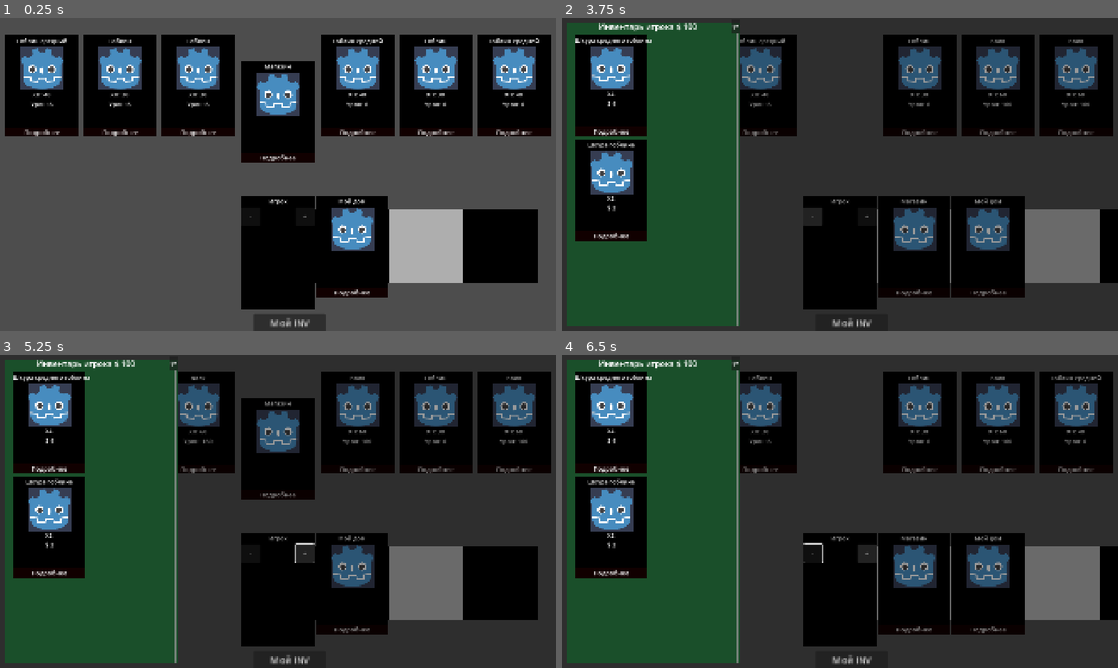
Above: before the commit, frames 1-4 (two rows, left to right).
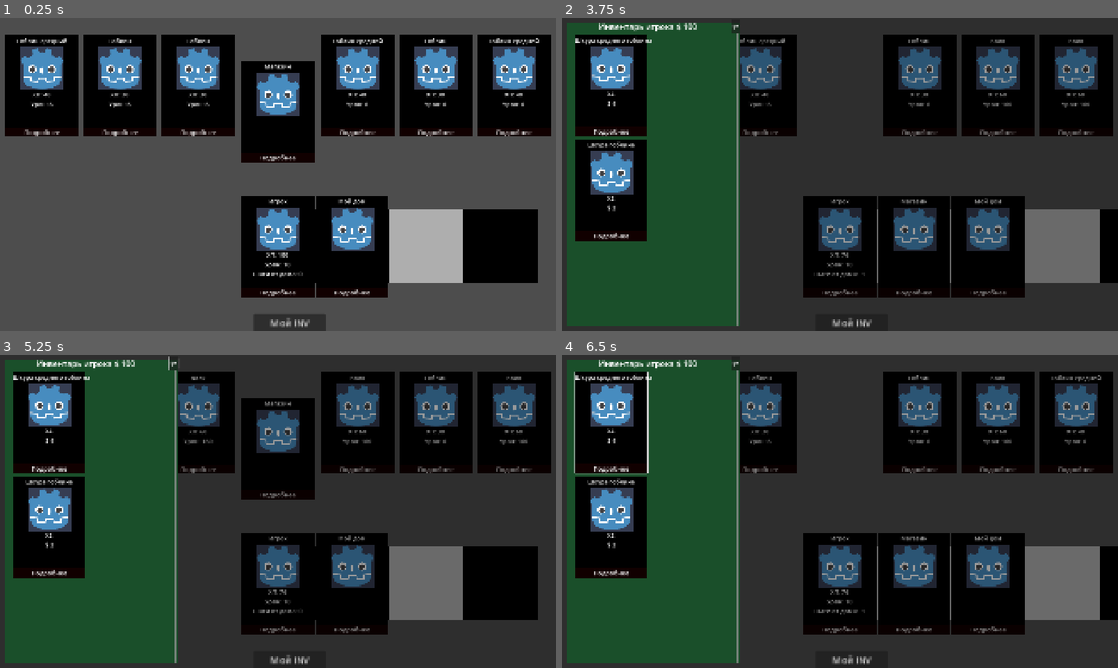
Above: after the commit, the same moments.

Repository: xilathalf1977ru-prog/Blood_trail_git
Game: Godot game, scene res://UI/ui.tscn
Two runs of this game, one before a commit and one after it. Both use one fixed random seed, a clock stepped at 60 frames per second and the inputs below. The project has no main scene, so this scene is started directly.
Inputs (mouse positions are in pixels of both pictures, inside the frame that each line leads up to):
- Up to frame 1 (0.25 s): no input
- Up to frame 2 (3.75 s): click (606, 86) at 0.52 s; click "Подробнее" at 1.25 s; click "Мой INV" at 2 s; click "⇄" at 2.75 s; click (812, 215) at 3.5 s, where only the run before the commit has a clickable "-"
- Up to frame 3 (5.25 s): click (305, 552) at 4.25 s, where only the run before the commit has a clickable "+"; tap Enter at 5 s; hold D (move_right) from 5.03 s (still down)
- Up to frame 4 (6.5 s): tap Space at 5.75 s; release D (move_right) at 5.78 s; hold A (move_left) from 5.78 s (still down)

The runs differ from the first frame. In frame 1, 1.8% of the frame differs, in the area x 43-57%, y 60-94%; in frame 2, 1.9%; in frame 3, 1.9%; in frame 4, 2.2%, in the area x 2-57%, y 5-94%.

Commit message:
Временно убрал, меню выбора колво итема для перекидывания, вещей, ибо ещё не реализовал на 100%

Diff:
--- a/UI/big_card.gd
+++ b/UI/big_card.gd
@@ -85,10 +85,11 @@
 	for card in path.get_children():
 		inv_stack_clicked.emit(card.card_data, card.card_data.quantity)
 func _on_item_stack_clicked(item_stack: ItemStack):
-	if item_stack.quantity < 3:
-		inv_stack_clicked.emit(item_stack, 1)
-	else:
-		print("MNERJ")
+	inv_stack_clicked.emit(item_stack, 1)
+	#if item_stack.quantity < 3:
+		#inv_stack_clicked.emit(item_stack, 1)
+	#else:
+		#print("MNERJ")
 func save_inv():
 	GameManager.invs[local_data.resource_path] = local_data.real_inv
 func save_inv_money():
--- a/UI/ui.tscn
+++ b/UI/ui.tscn
@@ -99,6 +99,7 @@
 visible = false
 
 [node name="QuantityMenu" type="Control" parent="." unique_id=1307643033]
+visible = false
 layout_mode = 3
 anchors_preset = 0
 offset_right = 40.0
